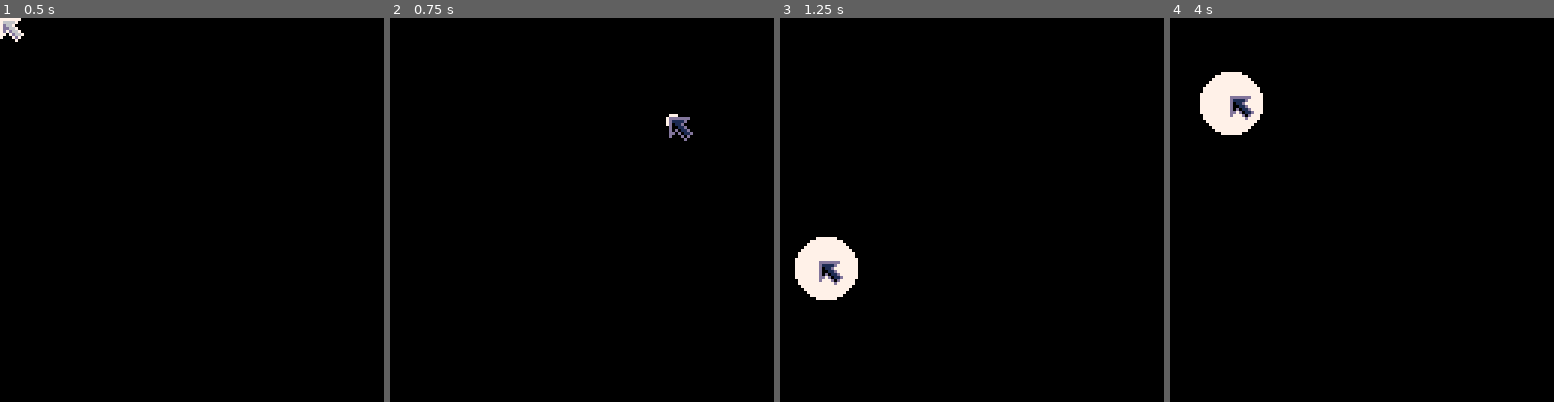
Above: before the commit, frames 1-4 (left to right).
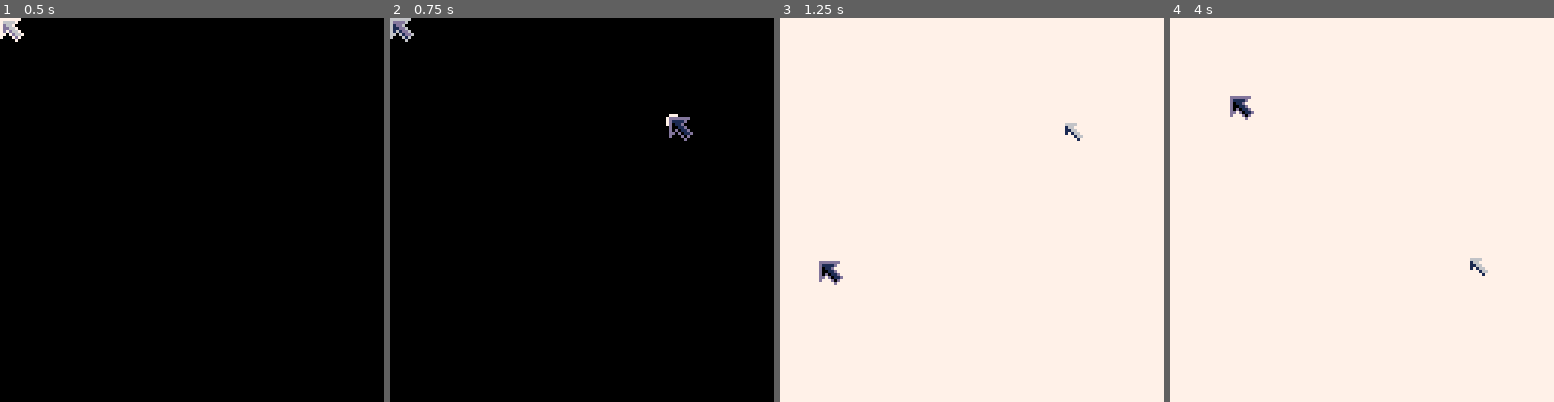
Above: after the commit, the same moments.

Repository: wesen/carts
Game: PICO-8 cartridge games/gamedevgame/gamedevgame.p8
The game is run twice, just before and just after one commit, with the same random seed, the same clock (stepped at 60 frames per second) and the same inputs.
Inputs (mouse positions are in pixels of both pictures, inside the frame that each line leads up to):
- Up to frame 1 (0.5 s): no input
- Up to frame 2 (0.75 s): click (670, 121) at 0.67 s
- Up to frame 3 (1.25 s): click (826, 267) at 1.22 s
- Up to frame 4 (4 s): click (1277, 114) at 1.77 s; click (1342, 259) at 2.32 s; click (1404, 106) at 2.87 s; click (1465, 256) at 3.42 s; click (1231, 102) at 3.97 s

Frame 1 is identical in both runs. In frame 2, 0.3% of the frame differs, in the area x 0-7%, y 0-7%; in frame 3, 98%, in the area x 0-100%, y 0-100%; in frame 4, 98%.

Commit message:
Aggressive flash

Diff:
--- a/games/gamedevgame/gamedevgame.p8
+++ b/games/gamedevgame/gamedevgame.p8
@@ -793,27 +793,27 @@
   self.circle_x=glb_mouse_x
   self.circle_y=glb_mouse_y
   shake(self,2)
-  -- cls(7)
+  cls(7)
   circfill(glb_mouse_x,glb_mouse_y,10,7)
   self.jiggle=false
  end
 
- -- for i=1,n do
- --  local idx=(self.idx+i-1)%n
- --  if self.trails[idx]!=nil then
- --   local v=self.trails[idx]
- --   local x=v[1]
- --   local y=v[2]
- --   local d=sqr(glb_mouse_x-x)+sqr(glb_mouse_y-y)
- --   darken((n-i)*100/n/2)
- --   if d>20 then
- --    local r=i/(n/3)+1
- --    -- circfill(v[1],v[2],r,7)
- --    spr(1,v[1],v[2])
- --   end
- --  end
- -- end
- -- pal()
+ for i=1,n do
+  local idx=(self.idx+i-1)%n
+  if self.trails[idx]!=nil then
+   local v=self.trails[idx]
+   local x=v[1]
+   local y=v[2]
+   local d=sqr(glb_mouse_x-x)+sqr(glb_mouse_y-y)
+   darken((n-i)*100/n/2)
+   if d>20 then
+    local r=i/(n/3)+1
+    -- circfill(v[1],v[2],r,7)
+    spr(1,v[1],v[2])
+   end
+  end
+ end
+ pal()
 
  if self.circle_t<15 then
   -- self.circle_t+=2
--- a/games/gamedevgame/mouse.lua
+++ b/games/gamedevgame/mouse.lua
@@ -23,27 +23,27 @@
   self.circle_x=glb_mouse_x
   self.circle_y=glb_mouse_y
   shake(self,2)
-  -- cls(7)
+  cls(7)
   circfill(glb_mouse_x,glb_mouse_y,10,7)
   self.jiggle=false
  end
 
- -- for i=1,n do
- --  local idx=(self.idx+i-1)%n
- --  if self.trails[idx]!=nil then
- --   local v=self.trails[idx]
- --   local x=v[1]
- --   local y=v[2]
- --   local d=sqr(glb_mouse_x-x)+sqr(glb_mouse_y-y)
- --   darken((n-i)*100/n/2)
- --   if d>20 then
- --    local r=i/(n/3)+1
- --    -- circfill(v[1],v[2],r,7)
- --    spr(1,v[1],v[2])
- --   end
- --  end
- -- end
- -- pal()
+ for i=1,n do
+  local idx=(self.idx+i-1)%n
+  if self.trails[idx]!=nil then
+   local v=self.trails[idx]
+   local x=v[1]
+   local y=v[2]
+   local d=sqr(glb_mouse_x-x)+sqr(glb_mouse_y-y)
+   darken((n-i)*100/n/2)
+   if d>20 then
+    local r=i/(n/3)+1
+    -- circfill(v[1],v[2],r,7)
+    spr(1,v[1],v[2])
+   end
+  end
+ end
+ pal()
 
  if self.circle_t<15 then
   -- self.circle_t+=2
